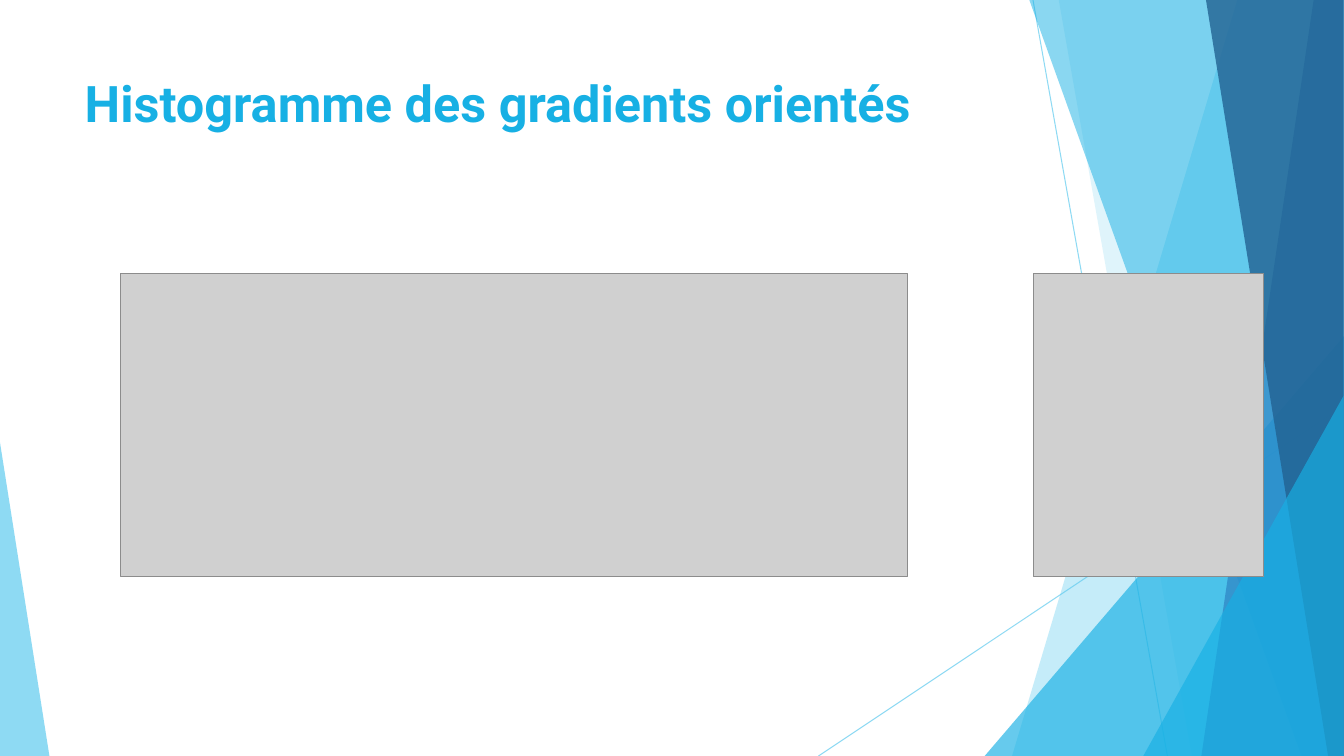
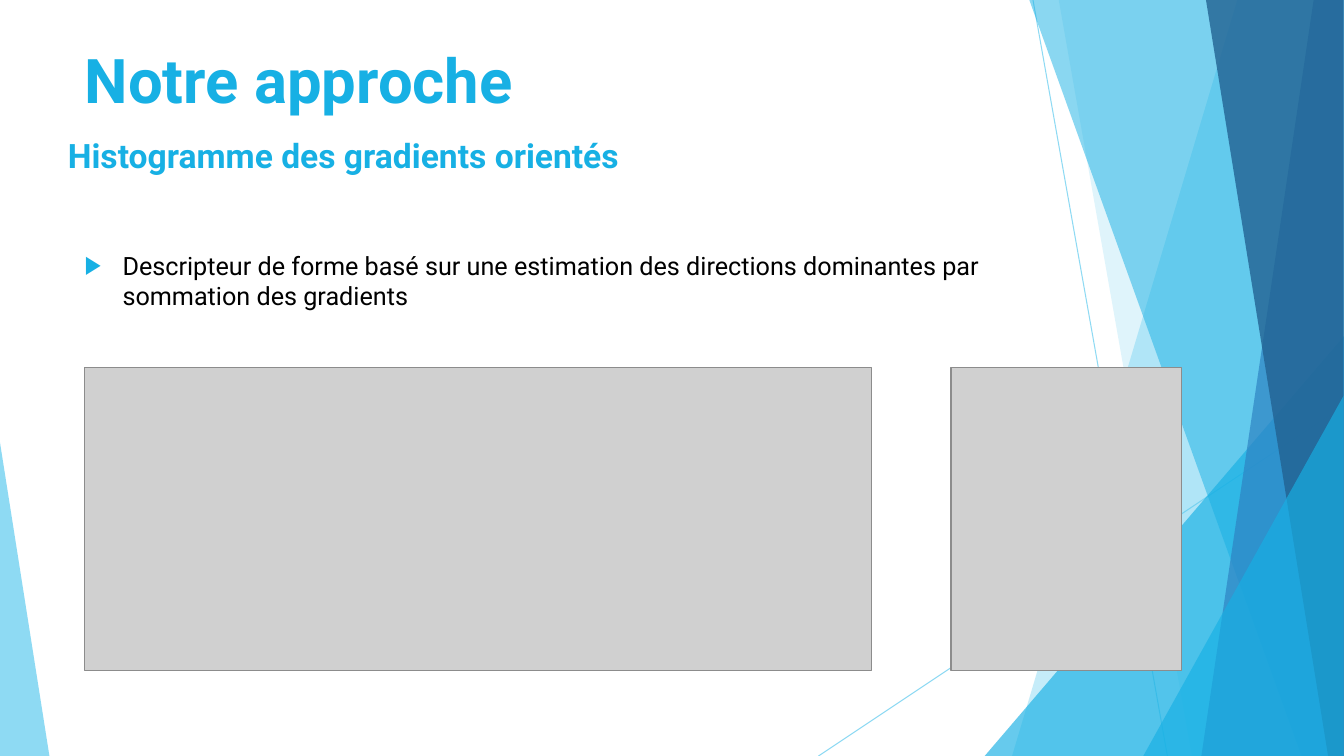
Before and after one commit to DGominski/ProjetE-ComptagePersonnes, a slide deck: slide 8 of Presentation/Projet E.pptx (slide 9 before the commit). Drawn at 1344x756 pixels with LibreOffice and Linux fonts; fonts in the diff are those of the drawing; grey boxes stand for pictures. Boxes give left, top, right and bottom in pixels: in the first picture for what was removed or moved away, otherwise in the second. Text is boxed around its words. In the diff, an @@ line names an element or a change of style, - is before the commit and + after.

```diff
--- a/Presentation/Projet E.pptx
+++ b/Presentation/Projet E.pptx
@@ text added at [85, 56, 512, 116], 44 pt, text #17B0E4, bold @@
+Notre approche
@@ title "Histogramme des gradients orientés": place and size @@
-title "Histogramme des gradients orientés" at [85, 84, 911, 133]
+title "Histogramme des gradients orientés" at [68, 142, 619, 175]
@@ title "Histogramme des gradients orientés" at [68, 142, 619, 175]: size 36 to 24 pt @@
@@ text added at [123, 256, 978, 311], 18 pt, text #000000 @@
+▶ Descripteur de forme basé sur une estimation des directions dominantes par sommation des gradients
@@ picture: place and size @@
-picture at [121, 273, 907, 577]
+picture at [85, 367, 871, 670]
@@ picture: place and size @@
-picture at [1033, 273, 1264, 577]
+picture at [951, 367, 1182, 670]
```
Also in this commit, not shown: 1 other slide changed, 5 slides added, 2 slides removed, 5 other files.
